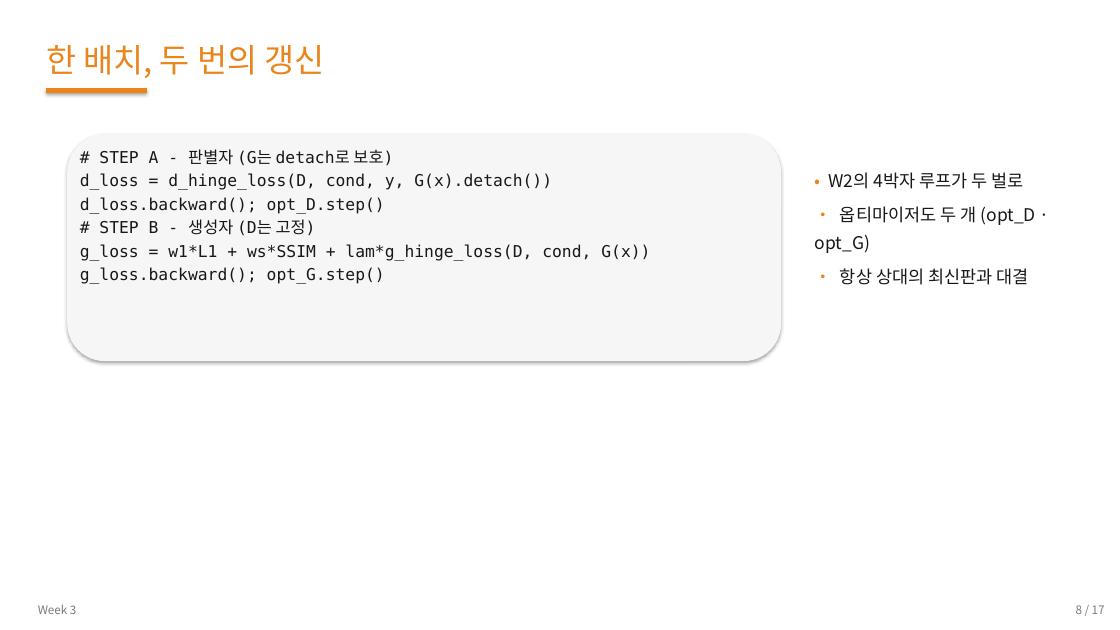
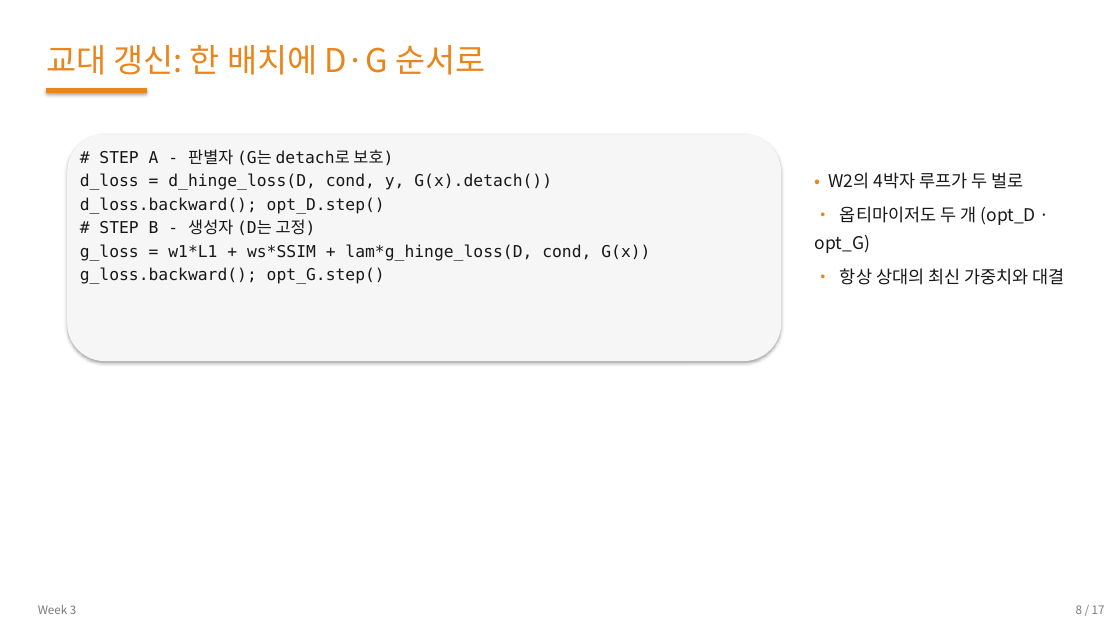
Before and after one commit to 01willy/Digital_rock_DL_Education, a slide deck: slide 8 of web/downloads/shared/w3/W3.pptx. Drawn at 1120x630 pixels with LibreOffice and Linux fonts; fonts in the diff are those of the drawing. Boxes give left, top, right and bottom in pixels: in the first picture for what was removed or moved away, otherwise in the second. Text is boxed around its words. In the diff, an @@ line names an element or a change of style, - is before the commit and + after.

```diff
--- a/web/downloads/shared/w3/W3.pptx
+++ b/web/downloads/shared/w3/W3.pptx
@@ text at <box>46,45,485,75</box>: text changed @@
-한 배치, 두 번의 갱신
+교대 갱신: 한 배치에 D·G 순서로
@@ text at <box>840,268,1065,285</box>: text changed @@
-• 항상 상대의 최신판과 대결
+• 항상 상대의 최신 가중치와 대결
```
Also in this commit, not shown: 15 other slides changed, 13 other files.
